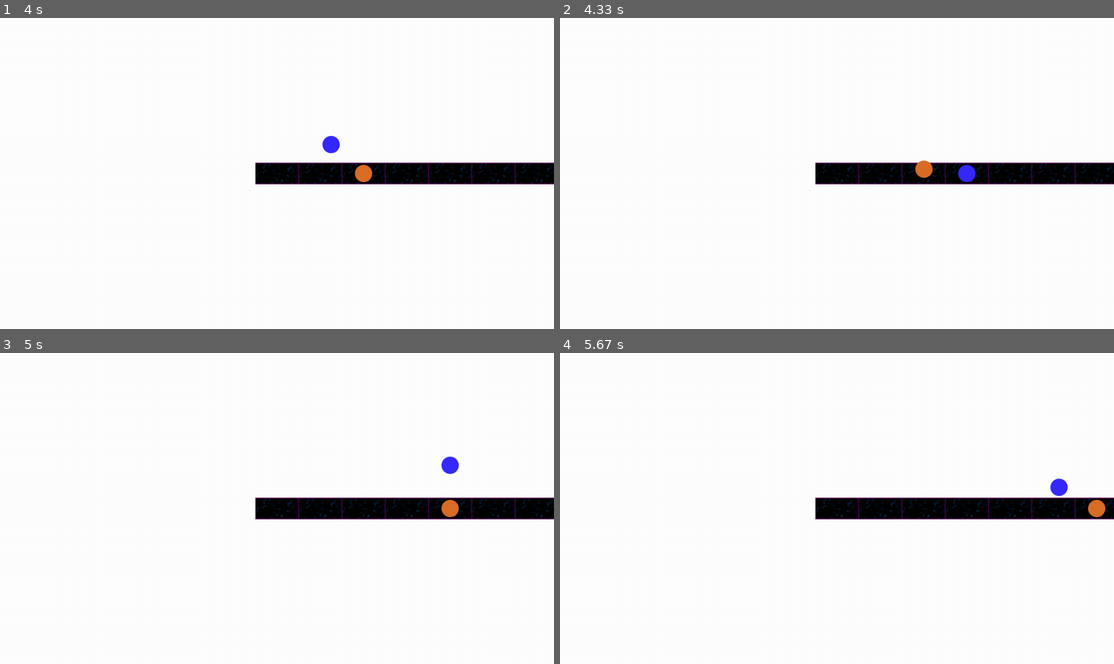
Above: before the commit, frames 1-4 (two rows, left to right).
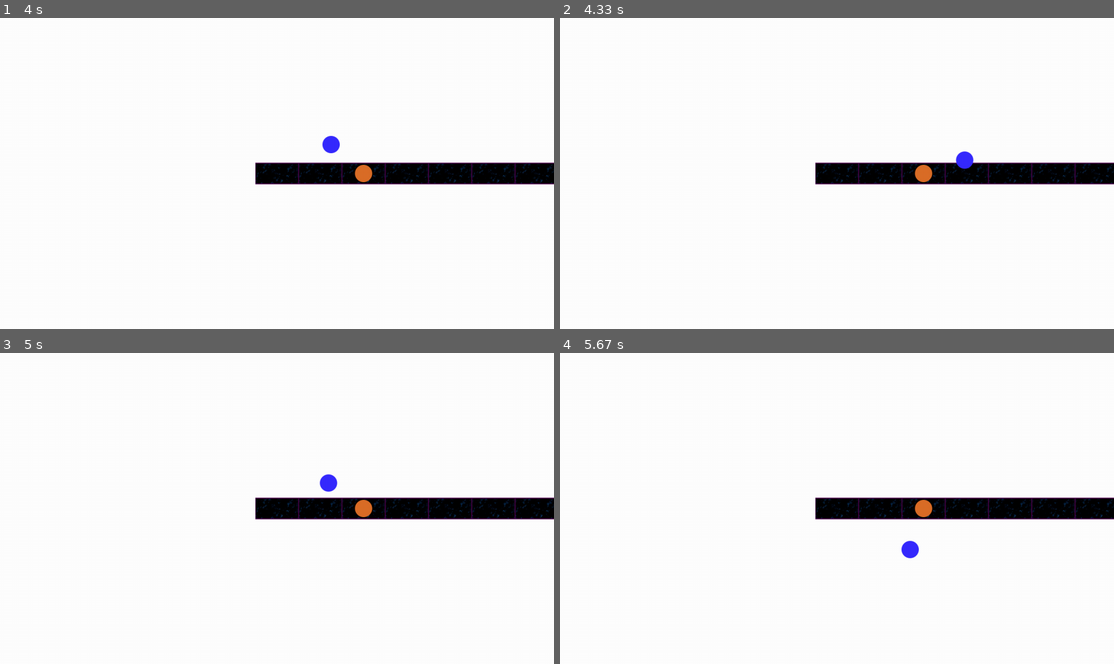
Above: after the commit, the same moments.

Repository: en0chC/Never-Ending-Circles
Game: pygame game, started from __main__.py
Same seed, same stepped clock (60 frames per second), same inputs: the game is played once before the commit and once after it.
Inputs:
- Up to frame 1 (4 s): hold F 3.33-3.8 s; tap F at 3.83 s
- Up to frame 2 (4.33 s): no input
- Up to frame 3 (5 s): no input
- Up to frame 4 (5.67 s): hold R 5.17-5.63 s; tap F at 5.23, 5.53 s

Frame 1 is identical in both runs. In frame 2, 0.4% of the frame differs, in the area x 64-75%, y 42-53%; in frame 3, 0.6%, in the area x 57-83%, y 33-53%; in frame 4, 0.6%.

Commit message:
Initialized camera module

Diff:
--- /dev/null
+++ b/camera.py
@@ -0,0 +1,20 @@
+#!/usr/bin/env python3
+# -*- coding: utf-8 -*-
+#------------------------------------------------------------------------------
+# Author : Enoch Luis S Catuncan
+# Date Created : October 15th 2022
+# version = '1.0'
+#------------------------------------------------------------------------------
+"""
+This module contains the Camera class.
+"""
+#------------------------------------------------------------------------------
+import pygame
+
+class Camera:
+    def __init__(self, player, windowSize):
+        vec = pygame.math.Vector2
+        self.player = player
+        self.offset = vec(0, 0)
+        self.offsetFloat = vec(0, 0)
+        self.windowSize = windowSize
--- a/game.py
+++ b/game.py
@@ -67,14 +67,6 @@
                     if event.key == pygame.K_ESCAPE:
                         pygame.quit()
                         exit()
-                    # Switch movement states of both circles
-                    if event.key == pygame.K_d and self.gameState == "Running":
-                        if (self.player.sprites()[0].moveState == "Move"):
-                            self.player.sprites()[0].moveState = "Fixed"
-                            self.player.sprites()[1].moveState = "Move"
-                        else:
-                            self.player.sprites()[0].moveState = "Move"
-                            self.player.sprites()[1].moveState = "Fixed"
                     # Rotate direction of circular motion
                     if event.key == pygame.K_r and self.gameState == "Running":
                         self.player.sprites()[0].rotationPerSecond = \
@@ -96,27 +88,31 @@
                 self.player.sprites()[1].updateCircMotionCenter(
                     self.player.sprites()[0])
 
-                # Snap circle to next tile using mask collision detection
+                # Get keys being pressed
+                keys = pygame.key.get_pressed()
                 nextTile = self.tiles.sprites()[self.nextTileIndex]
+                # If circle and tile masks colliding, circle is moving and
+                # f key being pressed, snap the circle to the tile
                 if pygame.sprite.collide_mask(self.player.sprites()[0],
-                nextTile) and self.player.sprites()[0].moveState == "Move":
+                nextTile) and self.player.sprites()[0].moveState == "Move" \
+                and keys[pygame.K_f]:
                     self.player.sprites()[0].snapToTile(nextTile)
                     self.player.sprites()[1].updateCircMotionCenter(
                     self.player.sprites()[0])
                     self.player.sprites()[1].moveState = "Move"
                     self.nextTileIndex += 1
                 elif pygame.sprite.collide_mask(self.player.sprites()[1],
-                nextTile) and self.player.sprites()[1].moveState == "Move":
+                nextTile) and self.player.sprites()[1].moveState == "Move" \
+                and keys[pygame.K_f]:
                     self.player.sprites()[1].snapToTile(nextTile)
                     self.player.sprites()[0].updateCircMotionCenter(
                     self.player.sprites()[1])
                     self.player.sprites()[0].moveState = "Move"
                     self.nextTileIndex += 1
 
+                # Once final tile is reached, set game state to idle
                 if self.nextTileIndex == len(self.tiles.sprites()):
-                    sleep(5)
-                    pygame.quit()
-                    exit()
+                    self.gameState = "Idle"
 
             # Countdown before the game starts
             elif self.gameState == "Countdown":
@@ -125,6 +121,12 @@
                 sleep(3)
                 self.gameState = "Running"
 
+            elif self.gameState == "Idle":
+                # Draw players onto screen
+                self.player.draw(self.screen)
+                self.player.update()
+
+
             pygame.display.update()
             self.clock.tick(self.FPS)
 
--- a/player.py
+++ b/player.py
@@ -6,7 +6,7 @@
 # version = '1.0'
 #------------------------------------------------------------------------------
 """
-This module contains the player sprite. The player class takes type,
+This module contains the Player sprite. The player class takes type,
 windowSize, FPS and RPS as parameters. Type determines whether it is the blue
 or red circle, windowSize is the size of the display window, FPS is the frames
 per second and RPS is the rotations per second.
@@ -33,9 +33,8 @@
                 center=(windowSize[0] // 2 - 100, windowSize[1] // 2))
             self.moveState = "Move"
             self.angle = (3/2)*math.pi
-            self.circMotionCenter = (
-                windowSize[0] // 2,
-                windowSize[1] // 2)
+            self.circMotionCenter = (windowSize[0] // 2,
+            windowSize[1] // 2)
         else:
             self.image = pygame.image.load(
                 "assets/images/orange_circle.png").convert_alpha()
@@ -43,9 +42,8 @@
                 center=(windowSize[0] // 2, windowSize[1] // 2))
             self.moveState = "Fixed"
             self.angle = (1/2)*math.pi
-            self.circMotionCenter = (
-                windowSize[0] // 2 - 100,
-                windowSize[1] // 2)
+            self.circMotionCenter = (windowSize[0] // 2 - 100,
+            windowSize[1] // 2)
         # Set up mask for collision detection
         self.mask = pygame.mask.from_surface(self.image)
 
--- a/tile.py
+++ b/tile.py
@@ -6,7 +6,7 @@
 # version = '1.0'
 #------------------------------------------------------------------------------
 """
-
+This module contains the Tile sprite.
 """
 #------------------------------------------------------------------------------
 import pygame
